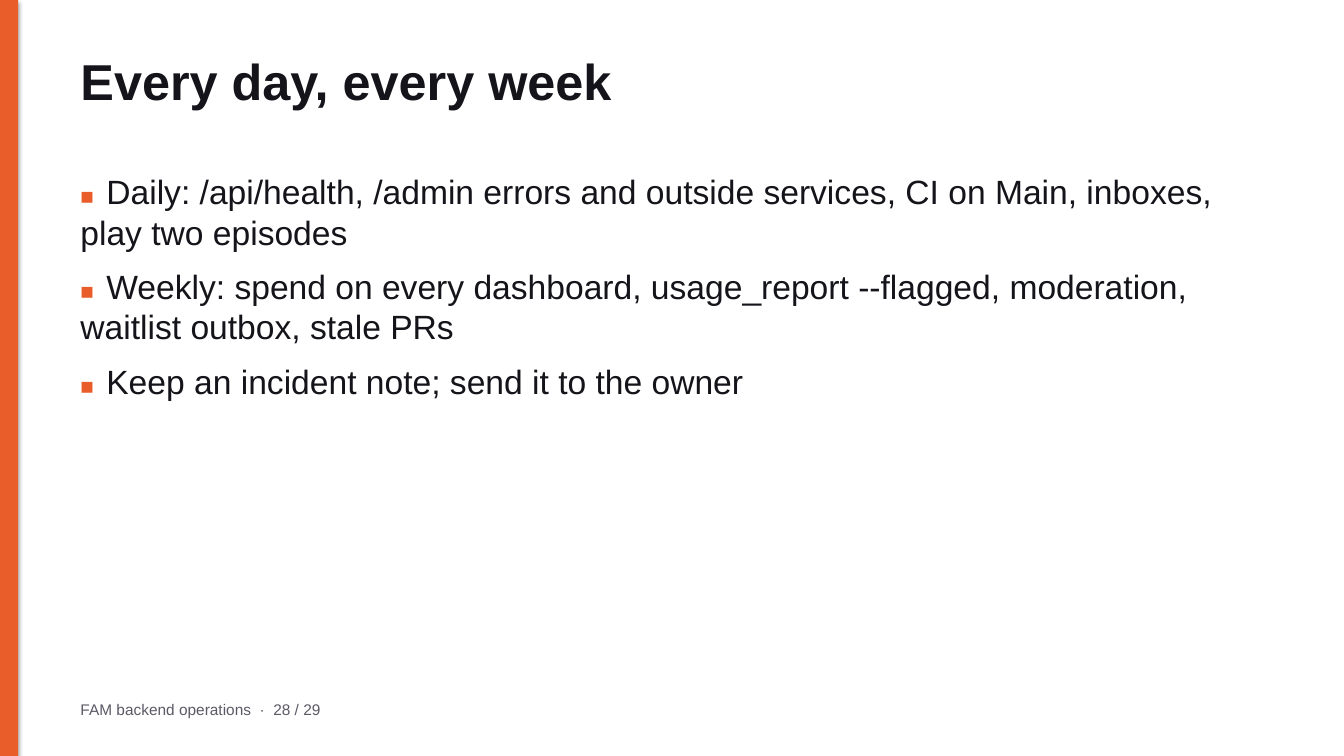
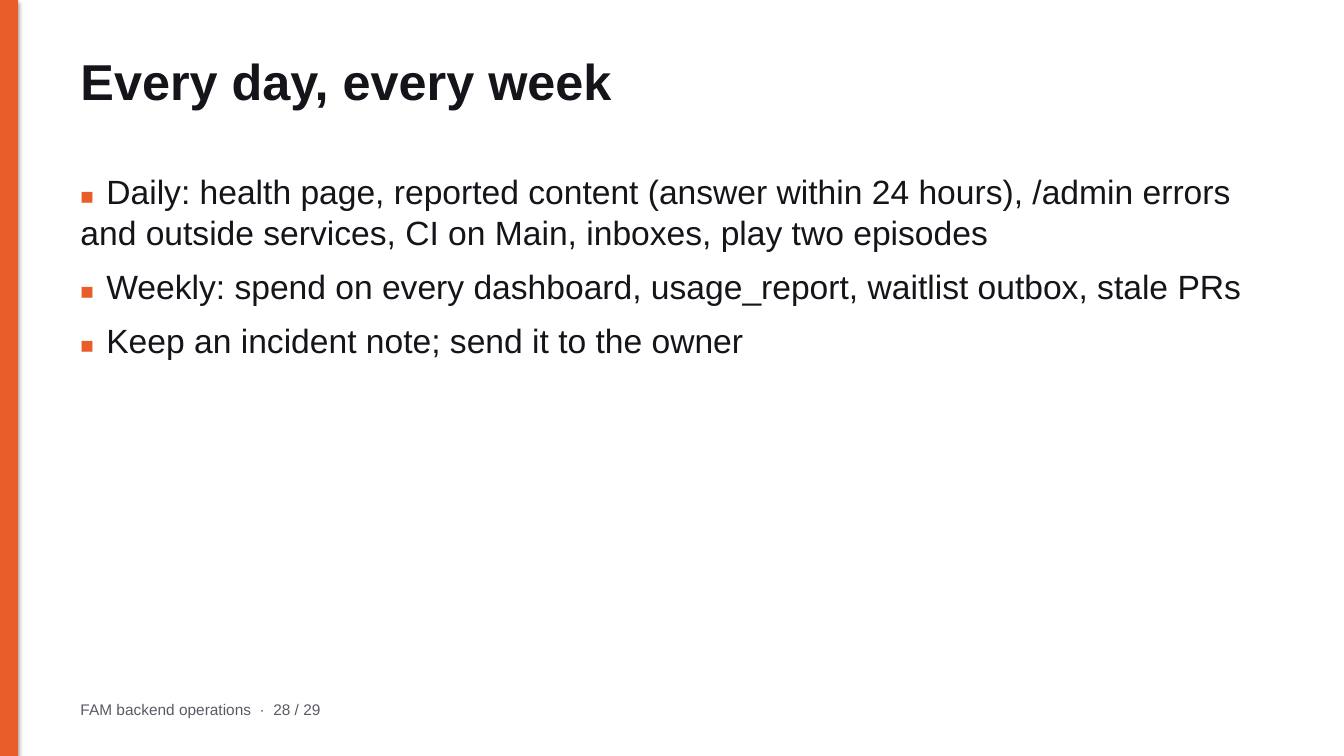
Before and after one commit to tjweingart-byte/FAM, a slide deck: slide 28 of docs/operations/FAM_Backend_Operations.pptx. Drawn at 1344x756 pixels with LibreOffice and Linux fonts; fonts in the diff are those of the drawing. Boxes give left, top, right and bottom in pixels: in the first picture for what was removed or moved away, otherwise in the second. Text is boxed around its words. In the diff, an @@ line names an element or a change of style, - is before the commit and + after.

```diff
--- a/docs/operations/FAM_Backend_Operations.pptx
+++ b/docs/operations/FAM_Backend_Operations.pptx
@@ text at box(80, 179, 1241, 306): text changed @@
-■ Daily: /api/health, /admin errors and outside services, CI on Main, inboxes, play two episodes
-■ Weekly: spend on every dashboard, usage_report --flagged, moderation, waitlist outbox, stale PRs
+■ Daily: health page, reported content (answer within 24 hours), /admin errors and outside services, CI on Main, inboxes, play two episodes
+■ Weekly: spend on every dashboard, usage_report, waitlist outbox, stale PRs
```
Also in this commit, not shown: 5 other slides changed, 16 other files.
